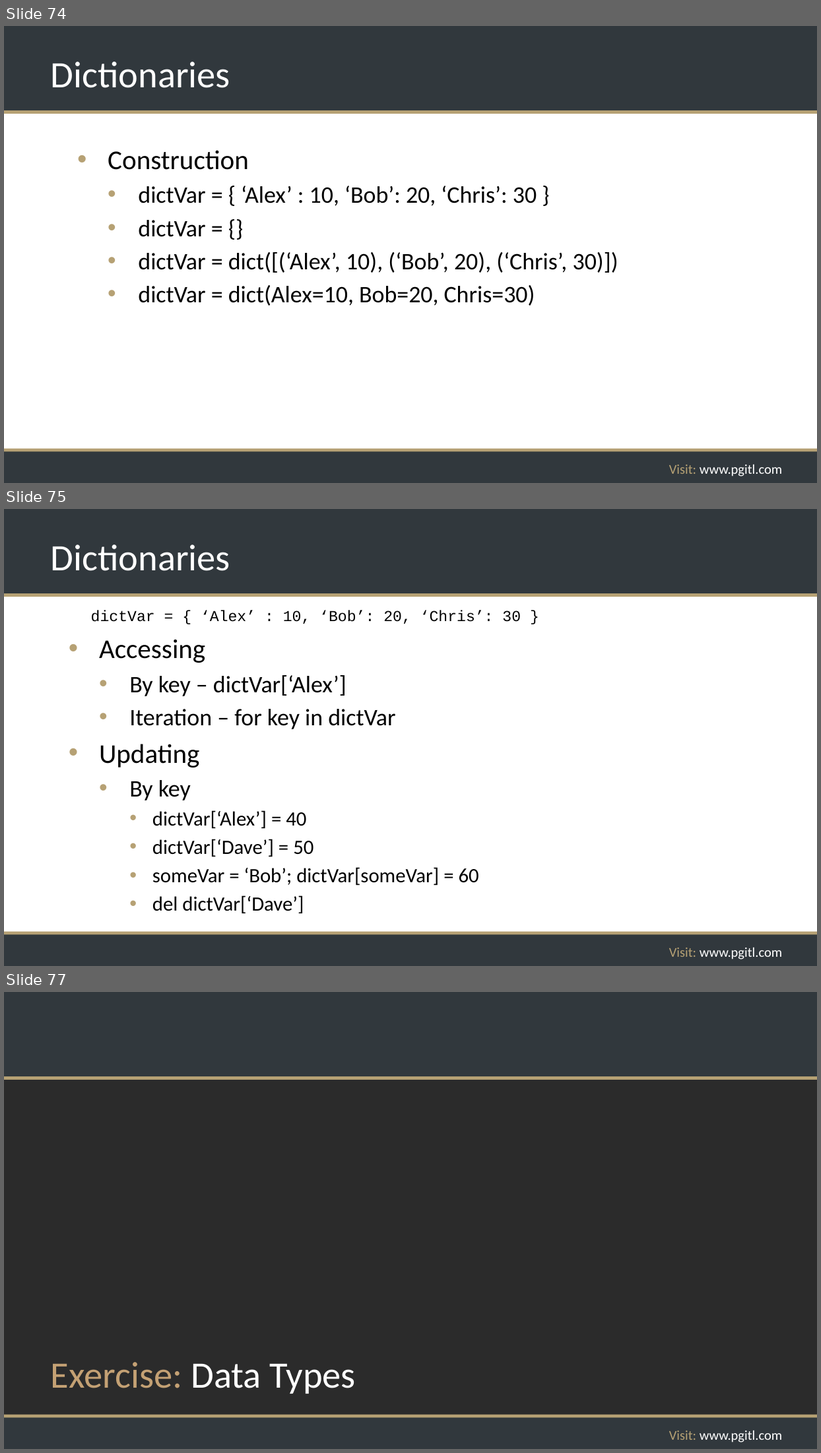
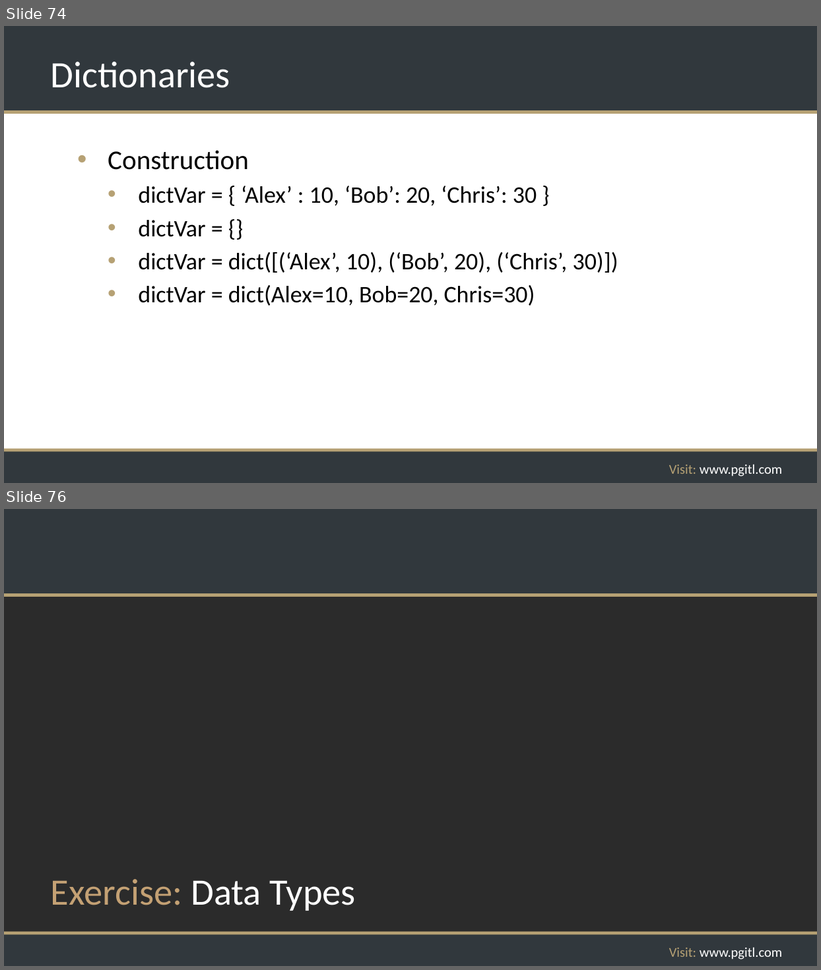
Before and after one commit to rikkouri/project-a, a slide deck: Programming Foundations.pptx. Shown one above the other, each under a label of ours: slides 74, 75 and 77 before the commit, slides 74 and 76 after it; the slides between them are not shown. The pictures are 821x1453 and 821x970 pixels, drawn with LibreOffice and Linux fonts; fonts in the diff are those of the drawing; background and template pictures are left out; a plain dark background stands for a picture behind light text. Boxes give left, top, right and bottom in pixels: in the first picture for what was removed or moved away, otherwise in the second. Text is boxed around its words. In the diff, an @@ line names an element or a change of style, - is before the commit and + after.

```diff
--- a/Programming Foundations.pptx
+++ b/Programming Foundations.pptx
@@ slide 75 removed at [4, 509, 817, 966], background #FFFFFF; not listed: 5 template elements that a slide beside it also shows @@
@@ title removed at [51, 545, 230, 571] @@
-Dictionaries
@@ text removed at [91, 610, 521, 624] @@
-  dictVar = { ‘Alex’ : 10, ‘Bob’: 20, ‘Chris’: 30 }
@@ text removed at [99, 639, 479, 914] @@
-• Accessing
-  • By key – dictVar[‘Alex’]
-  • Iteration – for key in dictVar
-• Updating
-  • By key
-    • dictVar[‘Alex’] = 40
-    • dictVar[‘Dave’] = 50
-    • someVar = ‘Bob’; dictVar[someVar] = 60
-    • del dictVar[‘Dave’]
@@ what was slide 77 is now slide 76 @@
```
Also in this commit, not shown: 11 slides changed, 2 slides added, 1 other slide removed, 2 other files.
